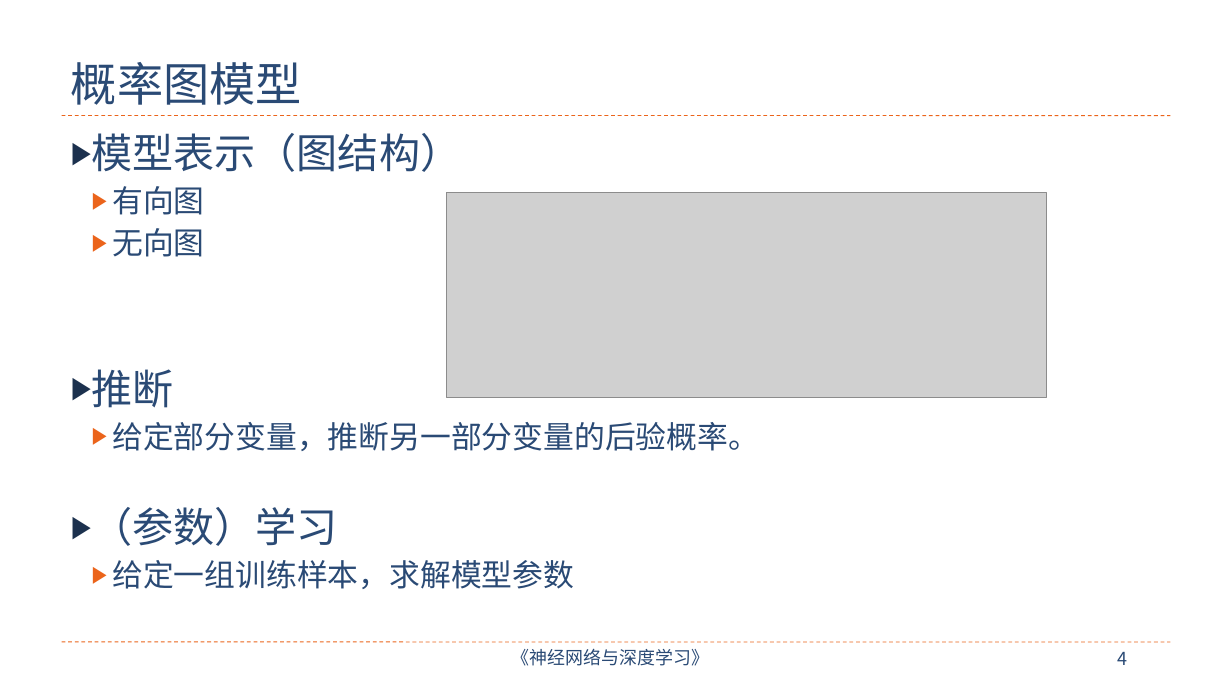
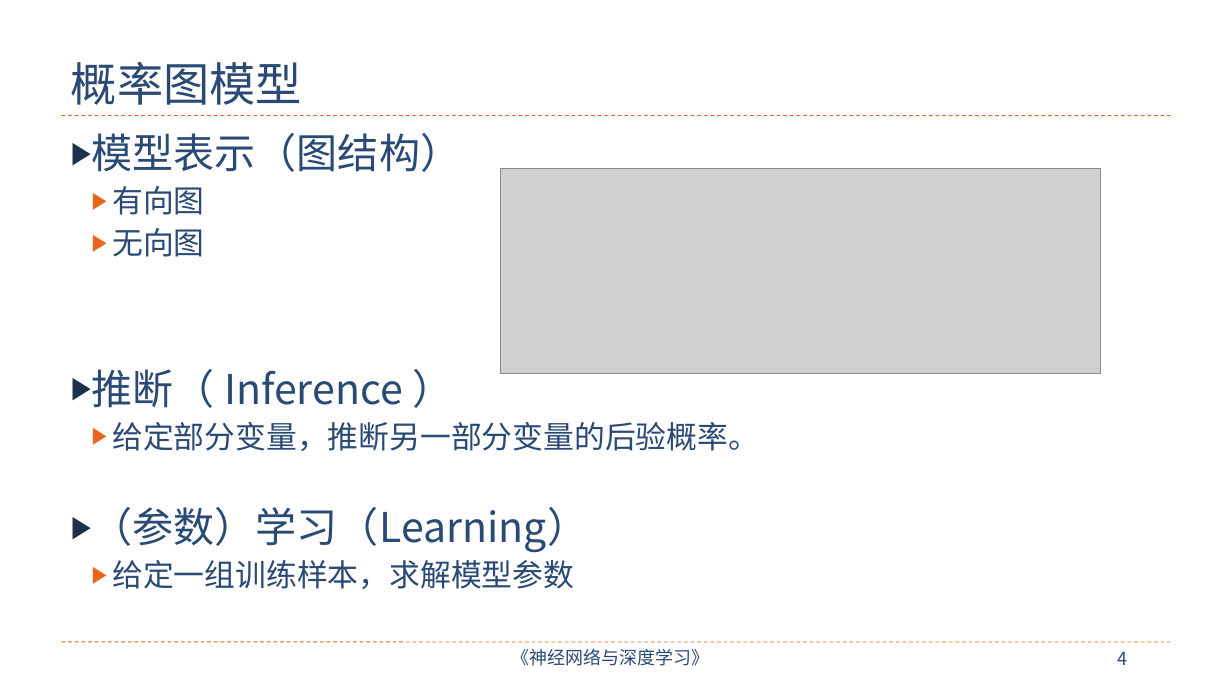
Before and after one commit to nndl/nndl.github.io, a slide deck: slide 4 of ppt/chap-概率图模型.pptx. Drawn at 1232x693 pixels with LibreOffice and Linux fonts; fonts in the diff are those of the drawing; grey boxes stand for pictures. Boxes give left, top, right and bottom in pixels: in the first picture for what was removed or moved away, otherwise in the second. Text is boxed around its words. In the diff, an @@ line names an element or a change of style, - is before the commit and + after.

```diff
--- a/ppt/chap-概率图模型.pptx
+++ b/ppt/chap-概率图模型.pptx
@@ picture: place and size @@
-picture at box(446, 192, 1046, 397)
+picture at box(501, 168, 1101, 373)
@@ text at box(92, 369, 403, 408): text changed @@
-▶ 推断
+▶ 推断（ Inference ）
@@ text at box(92, 507, 589, 553): text changed @@
-▶ （参数）学习
+▶ （参数）学习（Learning）
```
Also in this commit, not shown: 3 other slides changed, 2 slides added, 3 other files.
